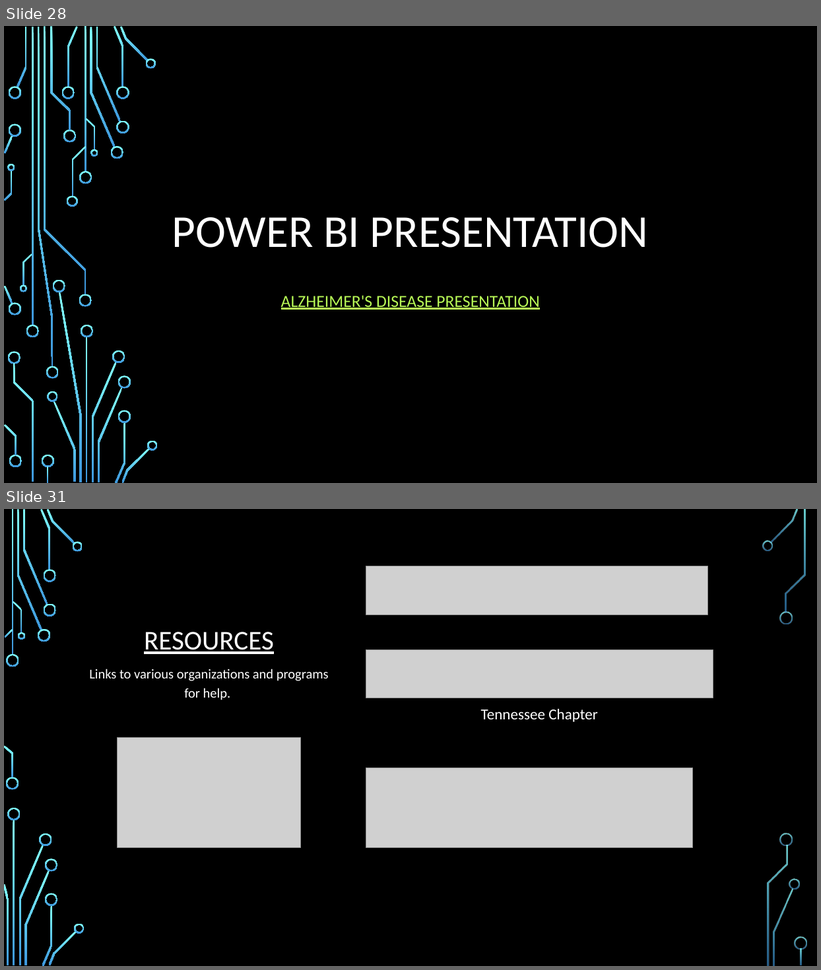
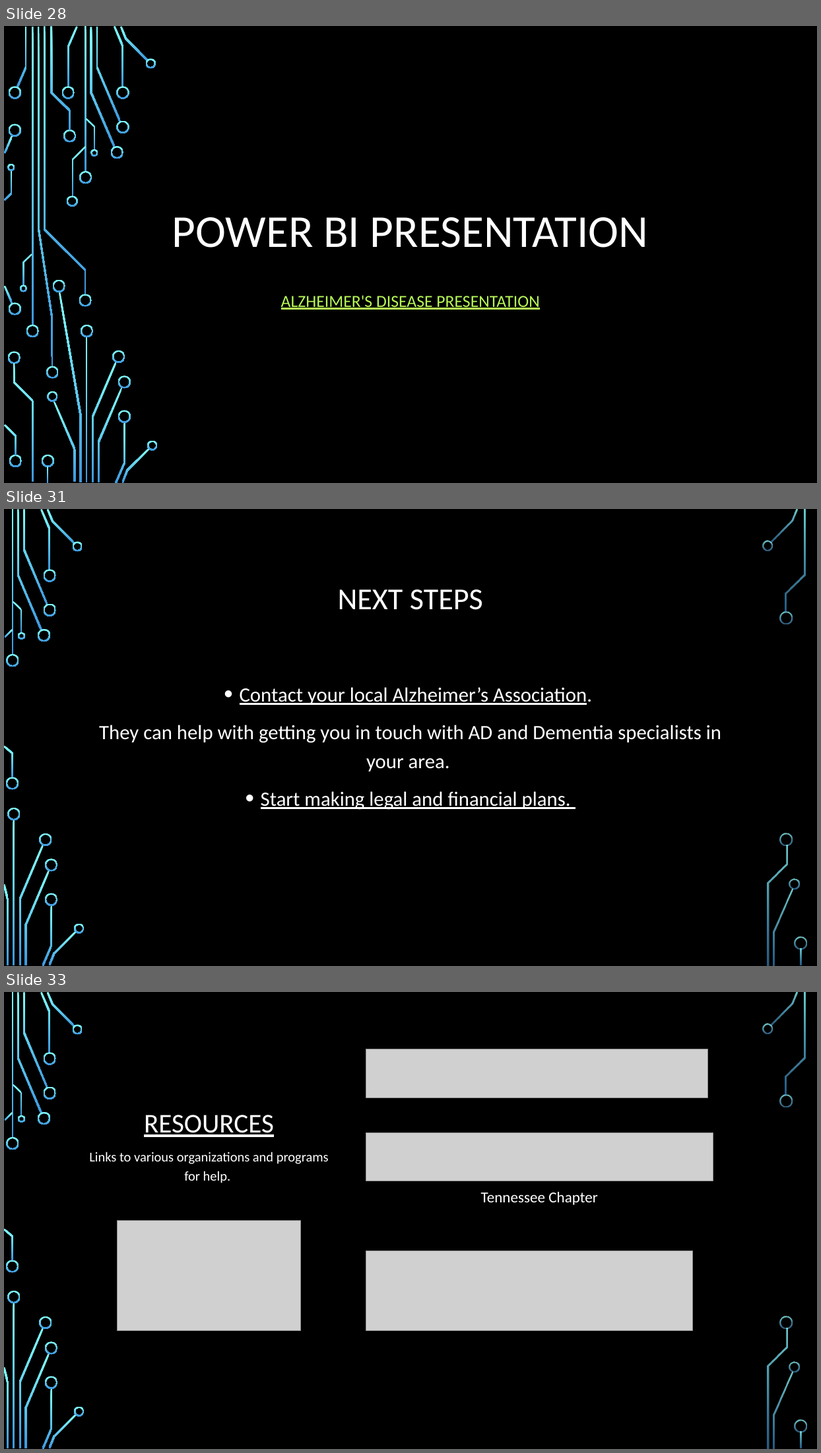
Before and after one commit to MrBardot/Trends-in-Alzheimers-Disease-Fatalities-in-the-United-States-and-Tennessee-from-1999-2018.-, a slide deck: Presentation/Alzheimer’s Disease Trends in the United States.pptx. Shown one above the other, each under a label of ours: slides 28 and 31 before the commit, slides 28, 31 and 33 after it; the slides between them are not shown. The pictures are 821x970 and 821x1453 pixels, drawn with LibreOffice and Linux fonts; fonts in the diff are those of the drawing; grey boxes stand for pictures; background and template pictures are left out. Boxes give left, top, right and bottom in pixels: in the first picture for what was removed or moved away, otherwise in the second. Text is boxed around its words. In the diff, an @@ line names an element or a change of style, - is before the commit and + after.

```diff
--- a/Presentation/Alzheimer’s Disease Trends in the United States.pptx
+++ b/Presentation/Alzheimer’s Disease Trends in the United States.pptx
@@ slide 31 added at (4,509,817,966), background picture (left out); not listed: 36 template elements that a slide beside it also shows @@
@@ title added at (338,590,483,610), 36 pt, text #FFFFFF @@
+NEXT STEPS
@@ text added at (99,687,721,810), 24 pt, text #FFFFFF, underline @@
+• Contact your local Alzheimer’s Association.
+They can help with getting you in touch with AD and Dementia specialists in your area.
+• Start making legal and financial plans.
@@ what was slide 31 is now slide 33 @@
```
Also in this commit, not shown: 1 slide changed, 3 other slides added, 1 slide removed.
